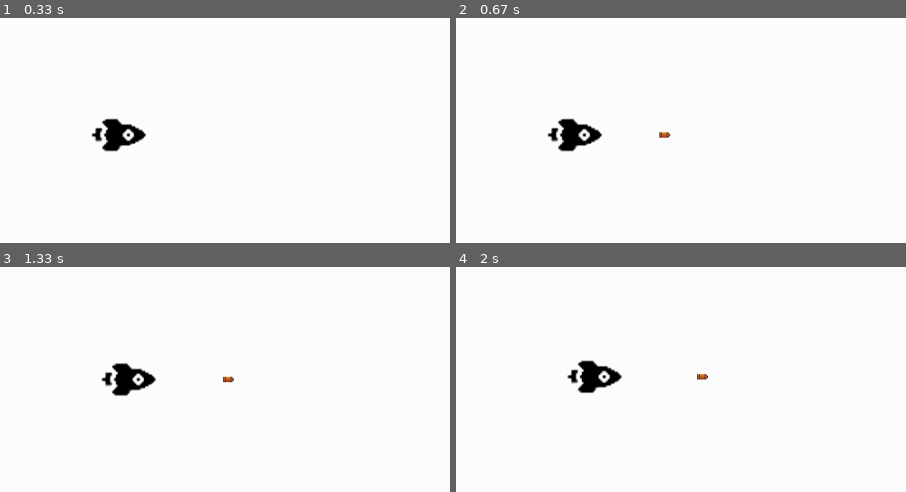
Above: before the commit, frames 1-4 (two rows, left to right).
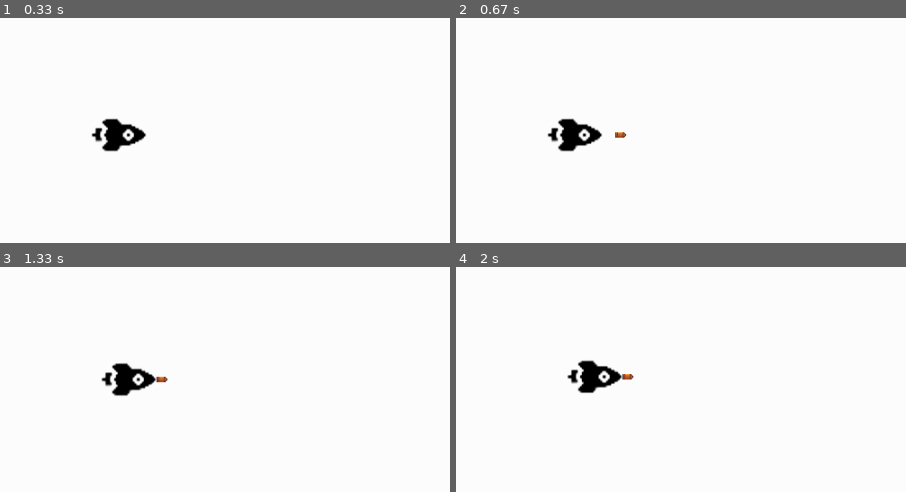
Above: after the commit, the same moments.

Repository: Rmdru/HR-pygame
Game: pygame game, started from main.py
The game is run twice, just before and just after one commit, with the same random seed, the same clock (stepped at 60 frames per second) and the same inputs.
Inputs:
- Up to frame 1 (0.33 s): no input
- Up to frame 2 (0.67 s): tap Space at 0.33 s
- Up to frame 3 (1.33 s): hold D 0.67-1.13 s; tap Space at 0.73, 1.03, 1.23 s; hold W from 1.17 s (still down)
- Up to frame 4 (2 s): release W at 1.47 s; hold D 1.5-1.97 s; tap Space at 1.57, 1.87 s
The pictures show only the part of the screen within x 0-50%, y 24-74%; the shares and areas given below are measured in that part.

Frame 1 is identical in both runs. In frame 2, 0.1% of the frame differs, in the area x 35-48%, y 50-54%; in frame 3, 0.1%, in the area x 34-52%, y 48-52%; in frame 4, 0.1%.

Commit message:
kogels niet meer gekoppeld aan X^? - kogels nog gekoppeld aan Y waarde na schieten

Diff:
--- a/main.py
+++ b/main.py
@@ -30,7 +30,7 @@
 BulletImg_Y_size = 32
 bulletX = playerX
 bulletY = playerY + (BulletImg_Y_size // 2)
-bulletX_change = 0
+bulletX_change = 1
 bulletY_change = 0
 bullet_state = "ready"
 
@@ -80,7 +80,7 @@
 
             ## Shooting
             if event.key == pygame.K_SPACE:
-                bulletX = playerX
+                bulletX = playerX + 32
                 fire_bullet(playerX, playerY)
                 print("Key space is pressed")
 
@@ -115,7 +115,7 @@
 
     # Bullet movement
     if bullet_state == "fire":
-        fire_bullet((bulletX + playerX), playerY)
+        fire_bullet(bulletX, playerY)
         bulletX += bulletX_change
 
     # Reset bullet if it hits the border
